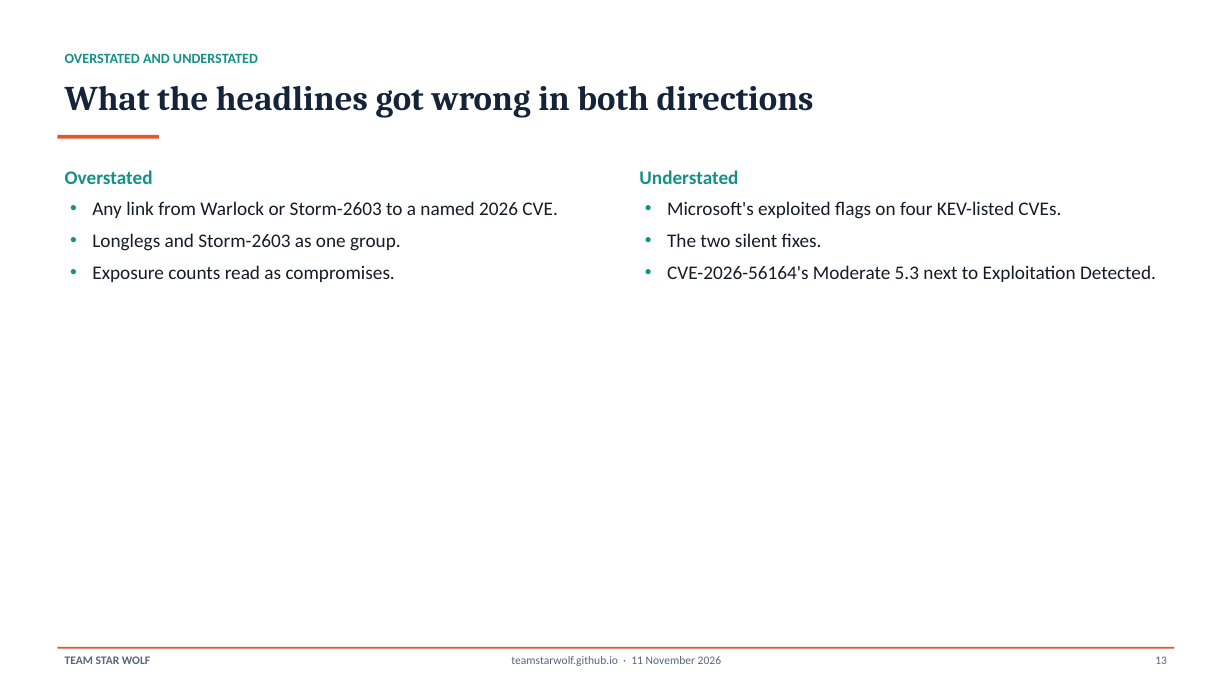
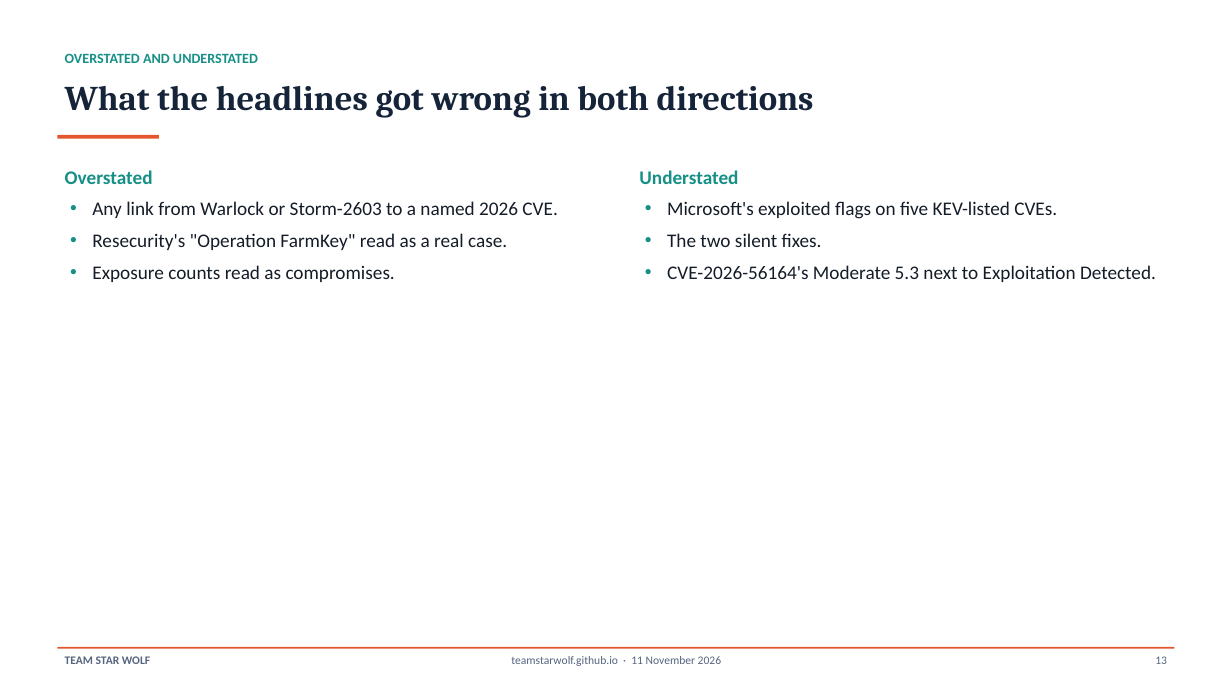
Before and after one commit to TeamStarWolf/TeamStarWolf, a slide deck: slide 13 of case-studies/slides/SharePoint_2026_Exploitation_Case_Study.pptx. Drawn at 1232x693 pixels with LibreOffice and Linux fonts; fonts in the diff are those of the drawing. Boxes give left, top, right and bottom in pixels: in the first picture for what was removed or moved away, otherwise in the second. Text is boxed around its words. In the diff, an @@ line names an element or a change of style, - is before the commit and + after.

```diff
--- a/case-studies/slides/SharePoint_2026_Exploitation_Case_Study.pptx
+++ b/case-studies/slides/SharePoint_2026_Exploitation_Case_Study.pptx
@@ text at (667, 201, 1057, 219): text changed @@
-• Microsoft's exploited flags on four KEV-listed CVEs.
+• Microsoft's exploited flags on five KEV-listed CVEs.
@@ text at (92, 233, 507, 250): text changed @@
-• Longlegs and Storm-2603 as one group.
+• Resecurity's "Operation FarmKey" read as a real case.
```
Also in this commit, not shown: 4 other slides changed, 4 other files.
